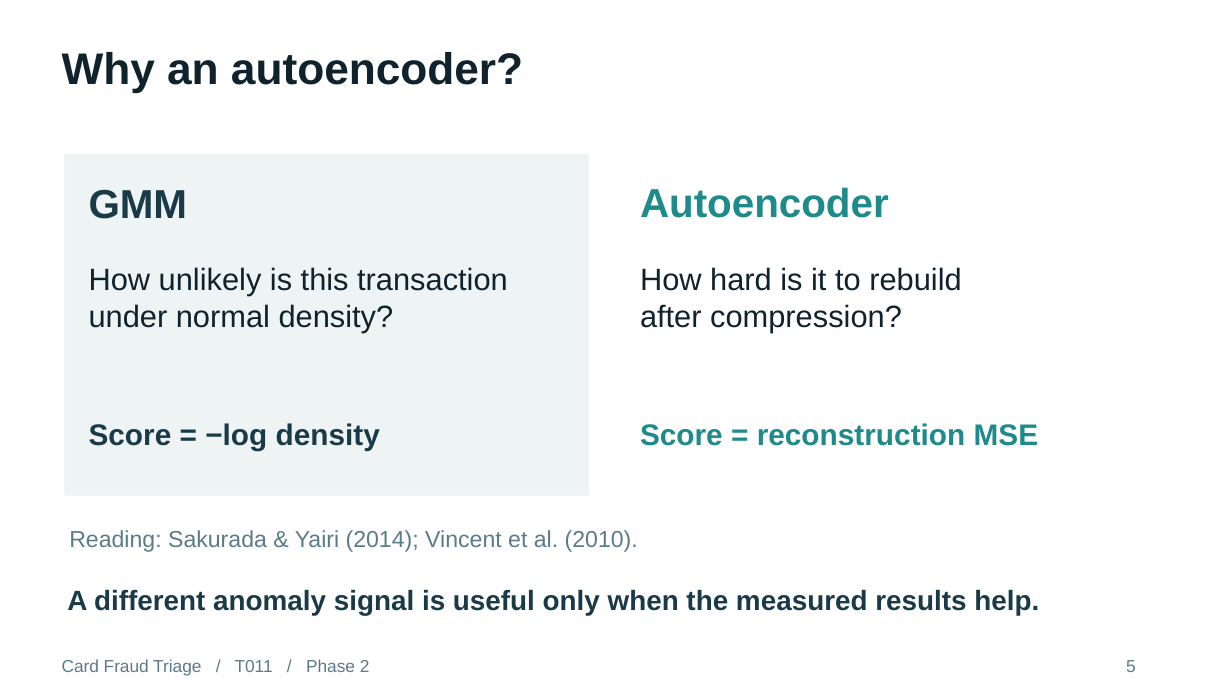
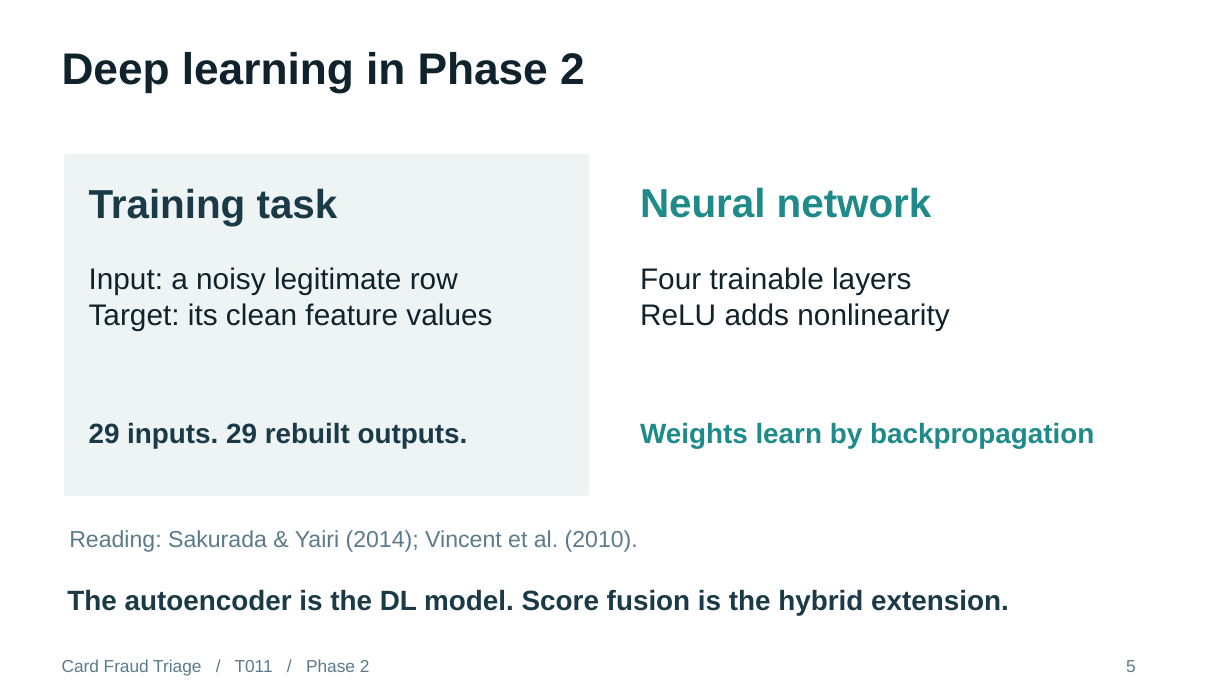
Before and after one commit to mitul-bhatia/t011-card-fraud-phase1, a slide deck: slide 5 of phase2/output/Phase2_Presentation.pptx. Drawn at 1232x693 pixels with LibreOffice and Linux fonts; fonts in the diff are those of the drawing. Boxes give left, top, right and bottom in pixels: in the first picture for what was removed or moved away, otherwise in the second. Text is boxed around its words. In the diff, an @@ line names an element or a change of style, - is before the commit and + after.

Commit message:
Clarify Phase 2 deep learning with a short guide and training walkthrough

```diff
--- a/phase2/output/Phase2_Presentation.pptx
+++ b/phase2/output/Phase2_Presentation.pptx
@@ text at bbox=[62, 52, 585, 93]: text changed @@
-Why an autoencoder?
+Deep learning in Phase 2
@@ text at bbox=[89, 188, 338, 226]: text changed @@
-GMM
+Training task
@@ text at bbox=[640, 187, 932, 218]: text changed @@
-Autoencoder
+Neural network
@@ text at bbox=[89, 267, 492, 331]: text changed; size 24 to 23.2 pt @@
-How unlikely is this transaction
-under normal density?
+Input: a noisy legitimate row
+Target: its clean feature values
@@ text at bbox=[640, 267, 949, 331]: text changed; size 24 to 23.2 pt @@
-How hard is it to rebuild
-after compression?
+Four trainable layers
+ReLU adds nonlinearity
@@ text at bbox=[89, 422, 468, 448]: text changed; size 23.2 to 21.8 pt @@
-Score = −log density
+29 inputs. 29 rebuilt outputs.
@@ text at bbox=[640, 422, 1094, 448]: text changed; size 23.2 to 21.8 pt @@
-Score = reconstruction MSE
+Weights learn by backpropagation
@@ text at bbox=[67, 589, 1009, 615]: text changed @@
-A different anomaly signal is useful only when the measured results help.
+The autoencoder is the DL model. Score fusion is the hybrid extension.
```
Also in this commit, not shown: 4 other slides changed, 31 other files.
